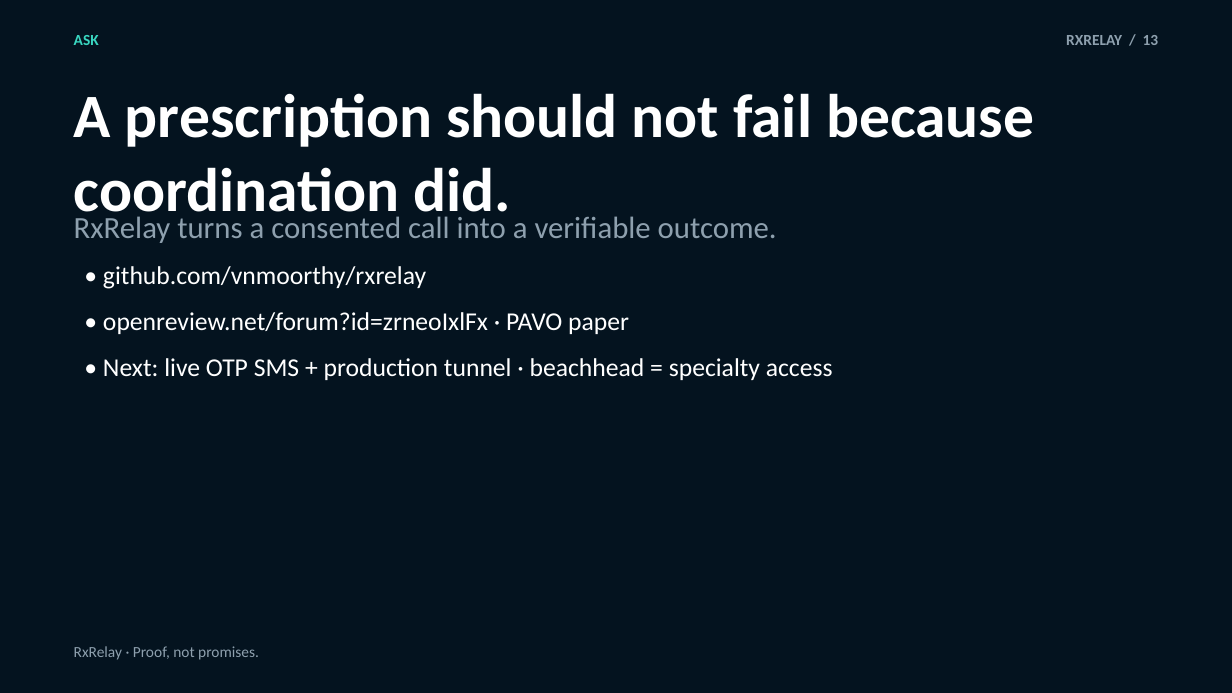
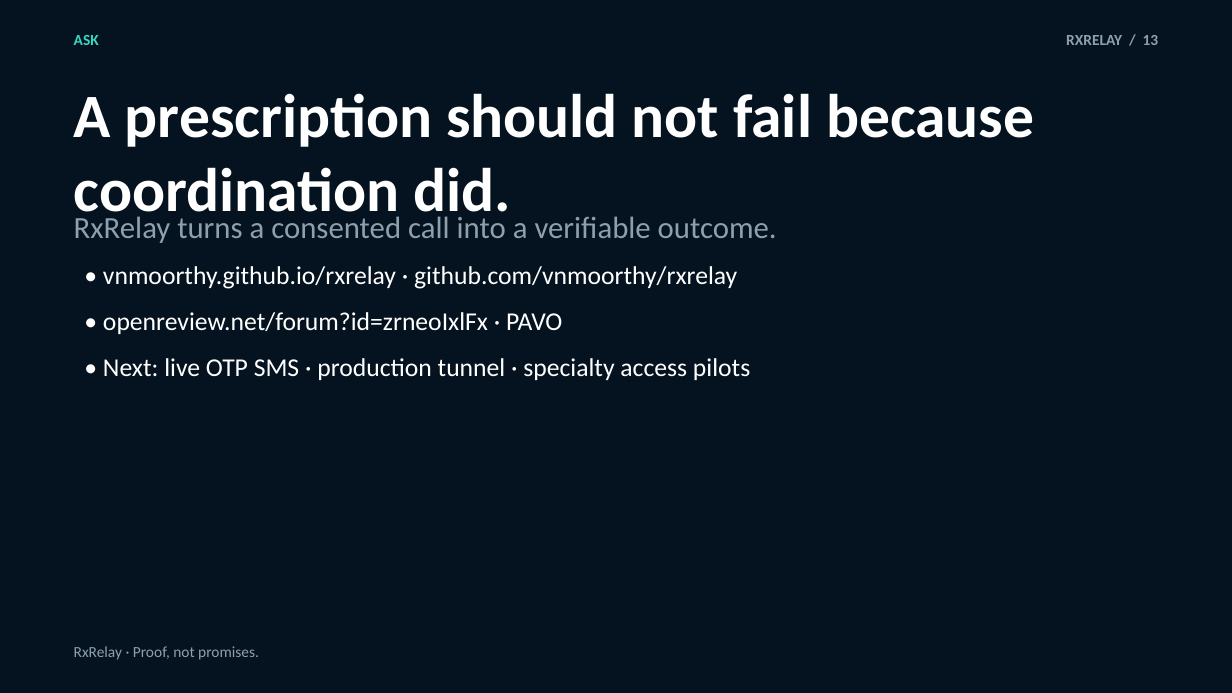
Before and after one commit to vnmoorthy/rxrelay, a slide deck: slide 13 of deck/output/RxRelay_Hackathon_Pitch.pptx. Drawn at 1232x693 pixels with LibreOffice and Linux fonts; fonts in the diff are those of the drawing. Boxes give left, top, right and bottom in pixels: in the first picture for what was removed or moved away, otherwise in the second. Text is boxed around its words. In the diff, an @@ line names an element or a change of style, - is before the commit and + after.

```diff
--- a/deck/output/RxRelay_Hackathon_Pitch.pptx
+++ b/deck/output/RxRelay_Hackathon_Pitch.pptx
@@ text at (x1=103, y1=266, x2=737, y2=289): text changed @@
-• github.com/vnmoorthy/rxrelay
+• vnmoorthy.github.io/rxrelay · github.com/vnmoorthy/rxrelay
@@ text at (x1=103, y1=312, x2=562, y2=334): text changed @@
-• openreview.net/forum?id=zrneoIxlFx · PAVO paper
+• openreview.net/forum?id=zrneoIxlFx · PAVO
@@ text at (x1=103, y1=358, x2=750, y2=380): text changed @@
-• Next: live OTP SMS + production tunnel · beachhead = specialty access
+• Next: live OTP SMS · production tunnel · specialty access pilots
```
Also in this commit, not shown: 11 other slides changed, 1 slide added, 1 slide removed, 7 other files.
